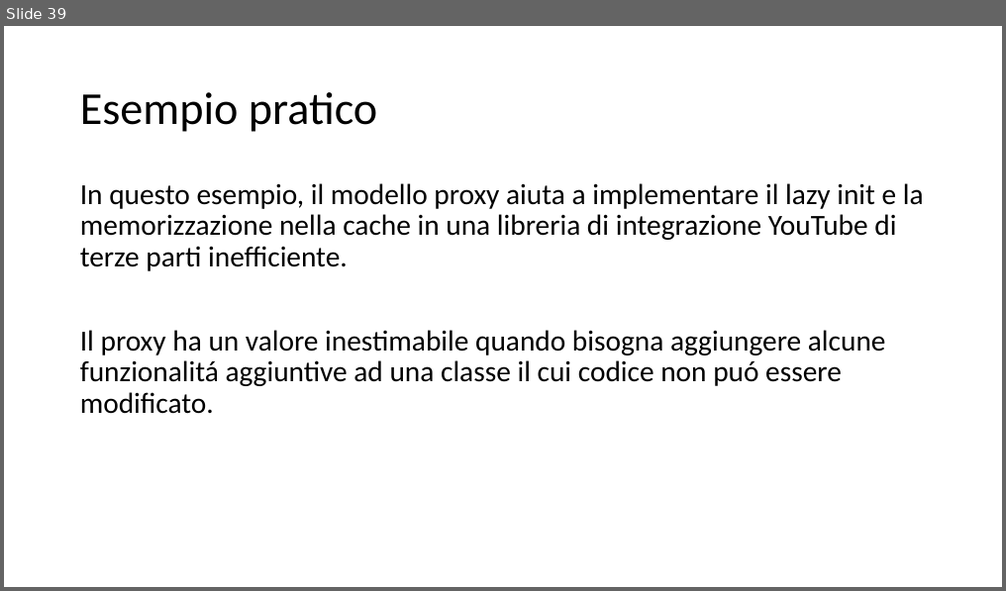
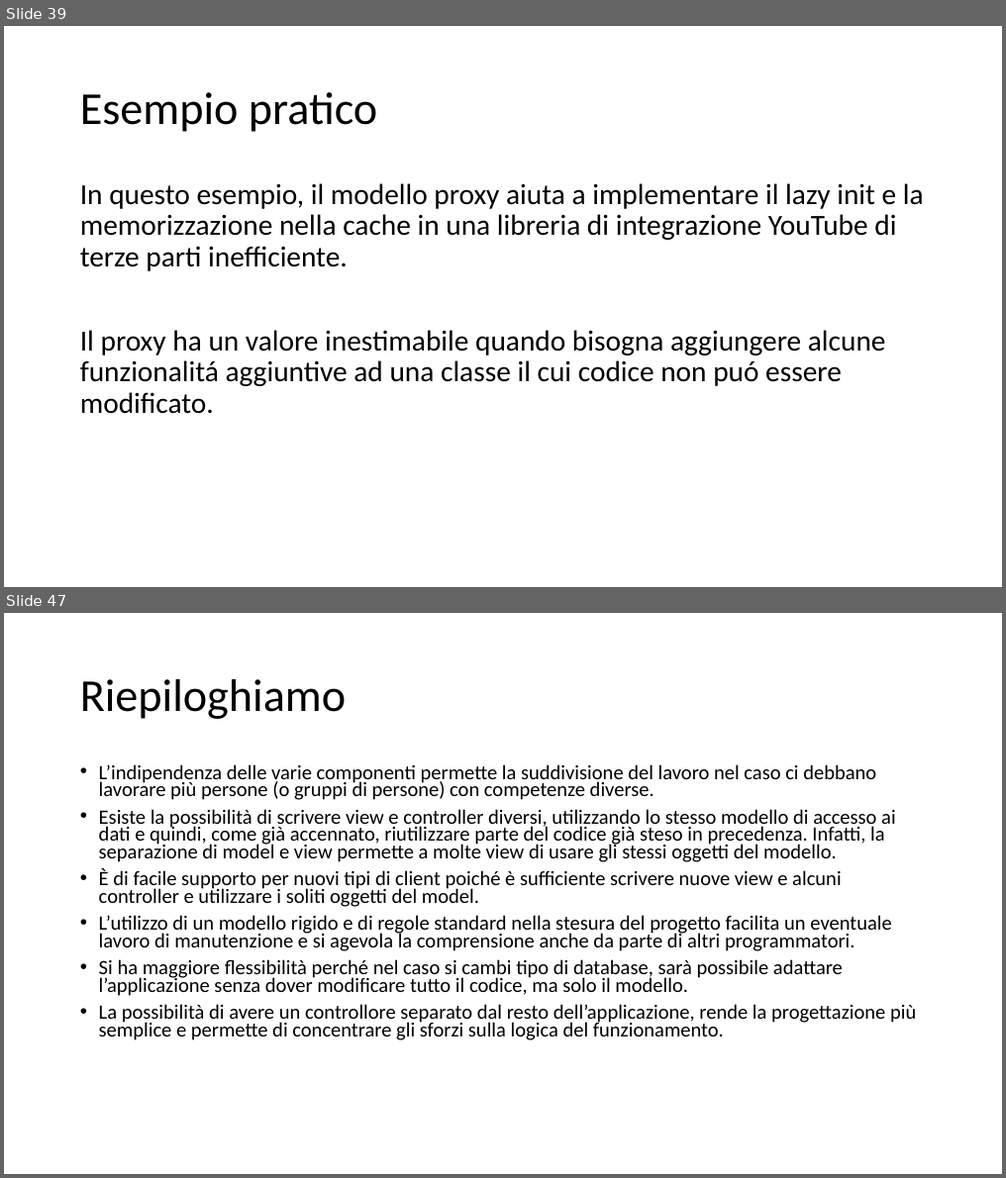
Before and after one commit to cicababba/java_course, a slide deck: Slide/Pattern.pptx. Shown one above the other, each under a label of ours: slide 39 before the commit, slides 39 and 47 after it; the slides between them are not shown. The pictures are 1006x591 and 1006x1178 pixels, drawn with LibreOffice and Linux fonts; fonts in the diff are those of the drawing. Boxes give left, top, right and bottom in pixels: in the first picture for what was removed or moved away, otherwise in the second. Text is boxed around its words. In the diff, an @@ line names an element or a change of style, - is before the commit and + after.

```diff
--- a/Slide/Pattern.pptx
+++ b/Slide/Pattern.pptx
@@ slide 47 added at (4, 613, 1002, 1174), background #FFFFFF @@
@@ title added at (80, 679, 346, 719), 44 pt, text #000000 @@
+Riepiloghiamo
@@ text added at (99, 764, 916, 1041), 19.6 pt, text #000000 @@
+• L’indipendenza delle varie componenti permette la suddivisione del lavoro nel caso ci debbano lavorare più persone (o gruppi di persone) con competenze diverse.
+• Esiste la possibilità di scrivere view e controller diversi, utilizzando lo stesso modello di accesso ai dati e quindi, come già accennato, riutilizzare parte del codice già steso in precedenza. Infatti, la separazione di model e view permette a molte view di usare gli stessi oggetti del modello.
+• È di facile supporto per nuovi tipi di client poiché è sufficiente scrivere nuove view e alcuni controller e utilizzare i soliti oggetti del model.
+• L’utilizzo di un modello rigido e di regole standard nella stesura del progetto facilita un eventuale lavoro di manutenzione e si agevola la comprensione anche da parte di altri programmatori.
+• Si ha maggiore flessibilità perché nel caso si cambi tipo di database, sarà possibile adattare l’applicazione senza dover modificare tutto il codice, ma solo il modello.
+• La possibilità di avere un controllore separato dal resto dell’applicazione, rende la progettazione più semplice e permette di concentrare gli sforzi sulla logica del funzionamento.
```
Also in this commit, not shown: 1 slide changed, 76 other slides added.
